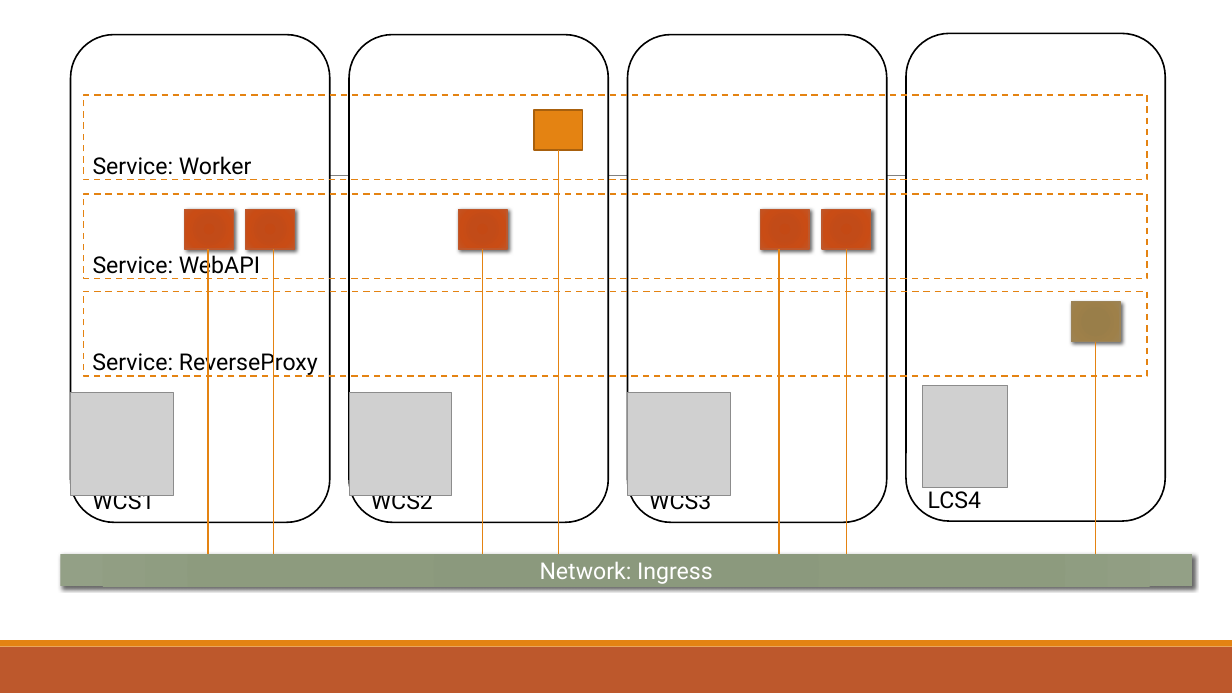
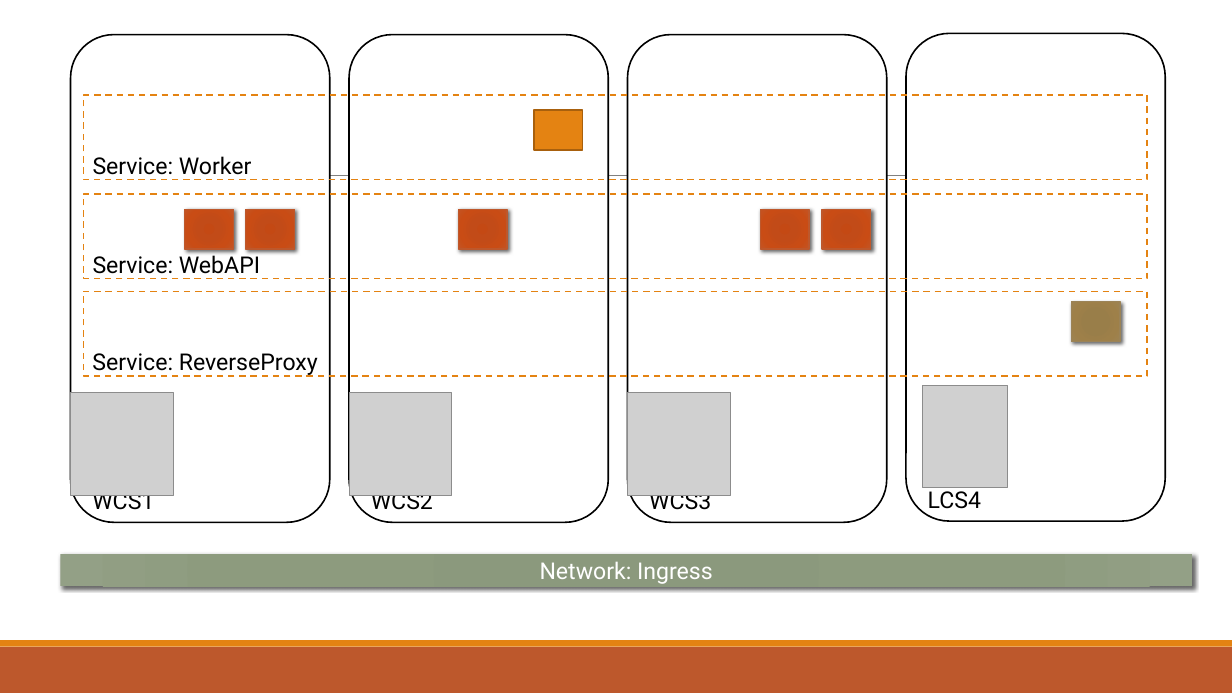
Before and after one commit to andrew0928/Meetup, a slide deck: slide 25 of 20170817.AzureCafe.Containers/slides.pptx. Drawn at 1232x693 pixels with LibreOffice and Linux fonts; fonts in the diff are those of the drawing; grey boxes stand for pictures. Boxes give left, top, right and bottom in pixels: in the first picture for what was removed or moved away, otherwise in the second. Text is boxed around its words. In the diff, an @@ line names an element or a change of style, - is before the commit and + after.

Commit message:
update slides

```diff
--- a/20170817.AzureCafe.Containers/slides.pptx
+++ b/20170817.AzureCafe.Containers/slides.pptx
@@ line removed from (558, 150) to (558, 555) @@
@@ line removed from (208, 249) to (208, 555) @@
@@ line removed from (274, 249) to (274, 555) @@
@@ line removed from (482, 249) to (482, 555) @@
@@ line removed from (779, 249) to (779, 555) @@
@@ line removed from (847, 249) to (847, 555) @@
@@ line removed from (1096, 342) to (1096, 555) @@
```
Also in this commit, not shown: 2 other slides changed.
